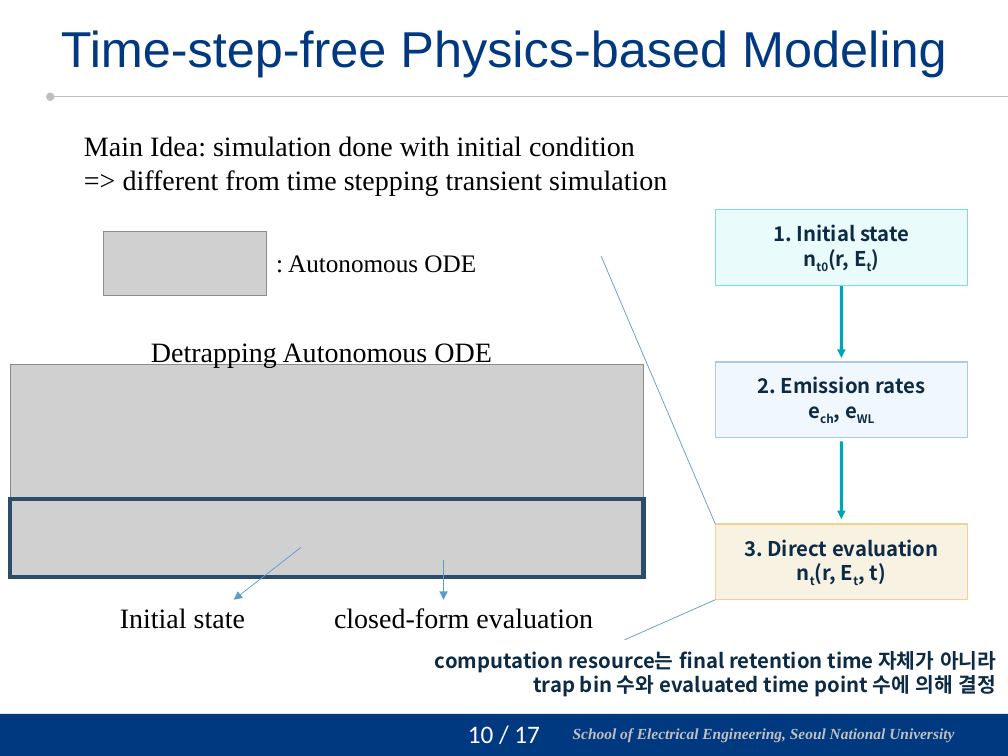
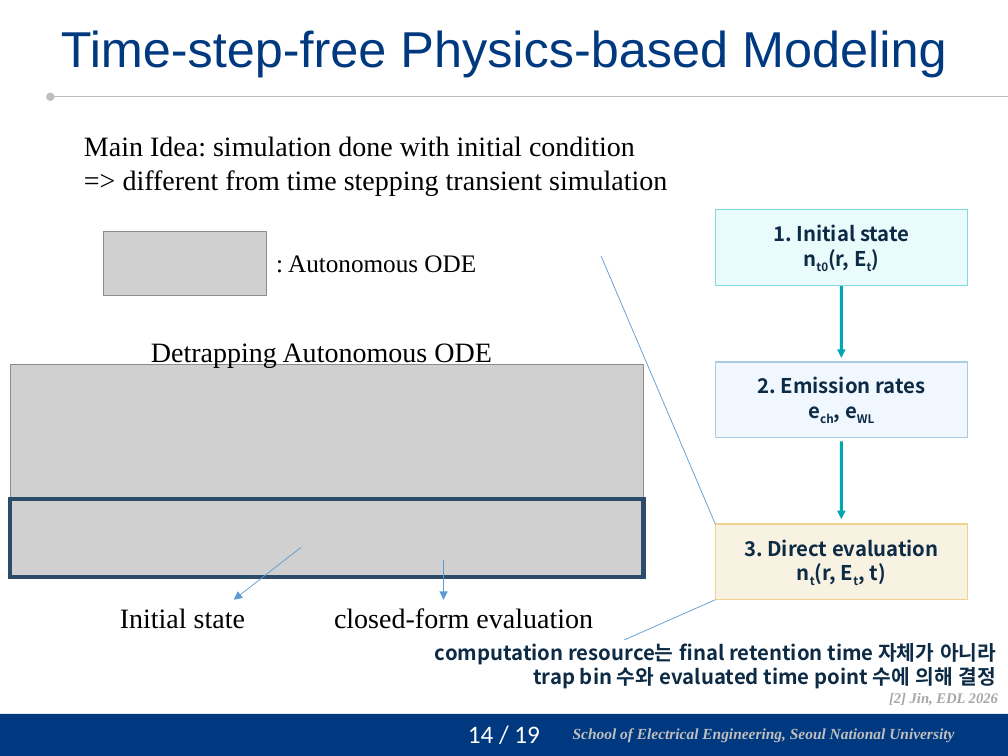
Before and after one commit to vectorcont62-dev/Graduation-SNU-MS, a slide deck: slide 14 of 진명 석사졸업 연구 정리.pptx (slide 11 before the commit). Drawn at 1008x756 pixels with LibreOffice and Linux fonts; fonts in the diff are those of the drawing; grey boxes stand for pictures; background and template pictures are left out. Boxes give left, top, right and bottom in pixels: in the first picture for what was removed or moved away, otherwise in the second. Text is boxed around its words. In the diff, an @@ line names an element or a change of style, - is before the commit and + after.

Commit message:
Presentation material layout finished. More details to be added.

```diff
--- a/진명 석사졸업 연구 정리.pptx
+++ b/진명 석사졸업 연구 정리.pptx
@@ text "computation resource는 final retention time ..." rewrapped from bbox=[435, 651, 996, 697] to bbox=[435, 639, 996, 689] @@
@@ text added at bbox=[889, 693, 998, 705], 10.5 pt, text #A6A6A6, bold, italic @@
+[2] Jin, EDL 2026
@@ page number at bbox=[468, 726, 540, 743]: text changed @@
-10 / 17
+14 / 19
```
Also in this commit, not shown: 12 other slides changed, 6 slides added, 2 slides removed.
